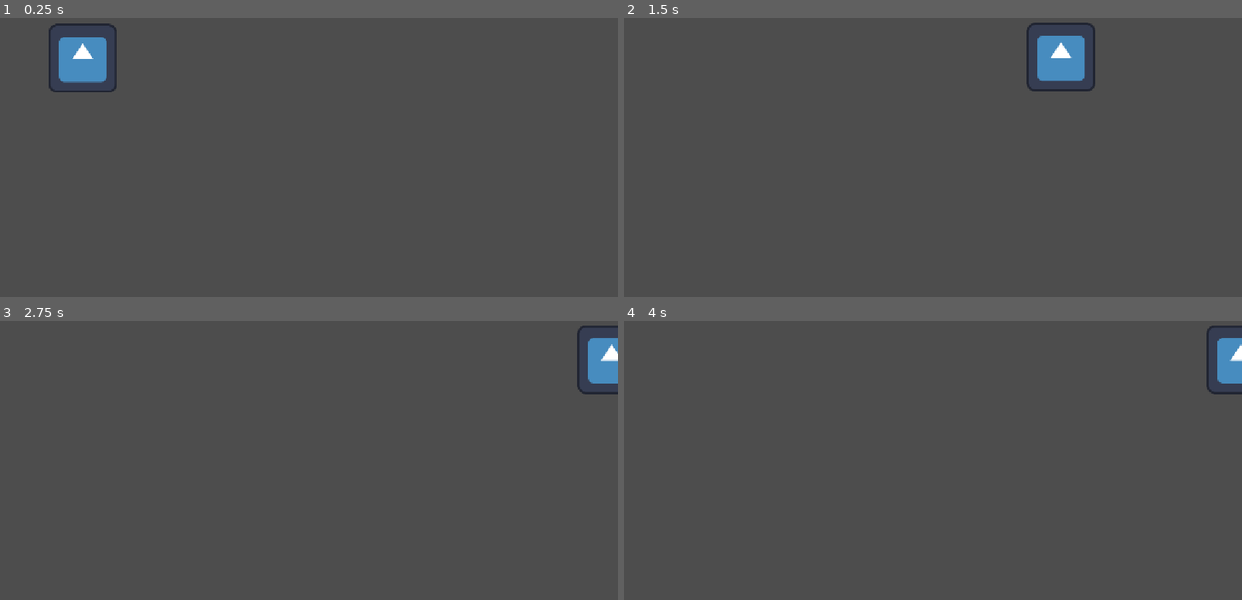
Above: before the commit, frames 1-4 (two rows, left to right).
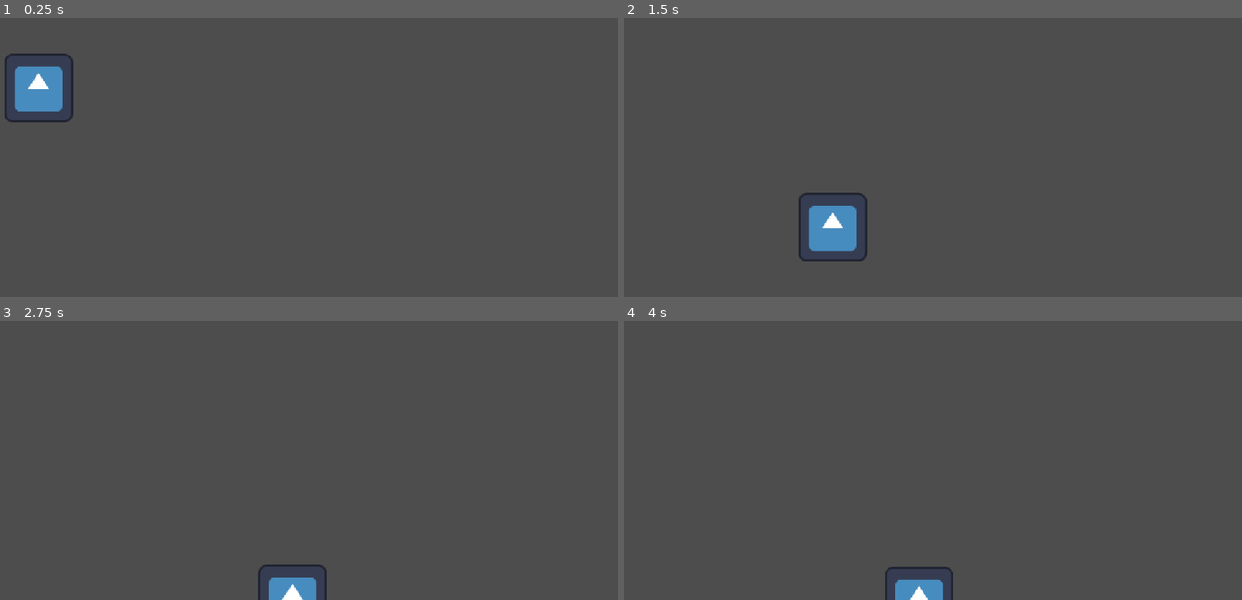
Above: after the commit, the same moments.

Repository: Alanderson-LS/Jogo-Tortarado
Game: Godot game, scene res://scenes/bird.tscn
Same seed, same stepped clock (60 frames per second), same inputs: the game is played once before the commit and once after it. The project has no main scene, so this scene is started directly. The engine's default icon, where the game draws it, is replaced by a stand-in: a white triangle on a blue panel in a dark square.
Inputs:
- Up to frame 1 (0.25 s): no input
- Up to frame 2 (1.5 s): no input
- Up to frame 3 (2.75 s): no input
- Up to frame 4 (4 s): tap Enter at 3.5 s

The runs differ from the first frame. In frame 1, 3.0% of the frame differs, in the area x 0-19%, y 1-38%; in frame 2, 3.2%, in the area x 28-77%, y 1-88%; in frame 3, 1.8%; in frame 4, 1.6%.

Commit message:
fix: remove test bird exit call

Diff:
--- a/scenes/bird.gd
+++ b/scenes/bird.gd
@@ -5,7 +5,6 @@
 # Called when the node enters the scene tree for the first time.
 func _ready() -> void:
 	entrar()
-	sair()
 
 func entrar():
 	var tween = create_tween()
